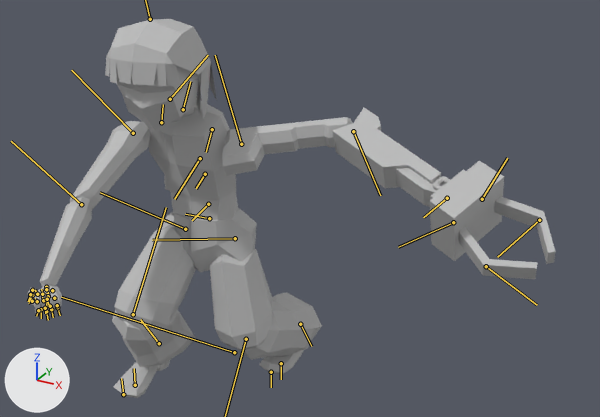
The FBX model Unity/Vanguard_Productions_Prototype/Assets/Animations/Characters/Lyra_Animations/ANI_Lyra_LightAttackFinish.fbx, before and after one commit.
Both versions are drawn from a camera (50 mm lens) standing at (1.495, -2.207, 1.755) and looking at (0.412, -0.238, 0.77). Arrows for +X, +Y and +Z are at lower left; the lights stay in place. Both versions are drawn at frame 16 of the action 'Take 001'; the numbers are the values there. The bones that bend it are drawn over the model as lines.

Names of what the first picture shows: 'Grapple', 'SK_Lyra'.
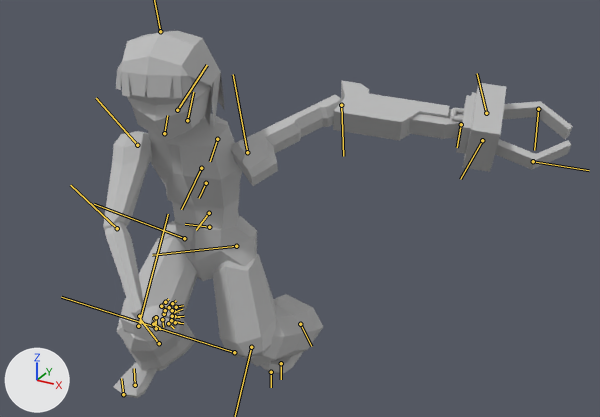
Edits to the bpy script that builds the scene:
```text
Change bone_hips_jnt:
    where bone_hips_jnt = bpy.data.objects['Bind_bones'].pose.bones['Hips_jnt']  # child of 'Root_jnt'
    bone_hips_jnt.location: (-25.3, -1.7, 14.3) -> (-28.4, -1.7, 14.3)
    bone_hips_jnt.rotation_quaternion: (0.999, 0.051, 0.0, 0.0) -> (0.994, 0.105, 0.0, 0.0)  # degrees (6, 0, 0) -> degrees (12, 0, 0)
Change bone_rightarm_jnt:
    where bone_rightarm_jnt = bpy.data.objects['Bind_bones'].pose.bones['RightArm_jnt']  # child of 'RightShoulder_jnt'
    bone_rightarm_jnt.rotation_quaternion: (0.895, 0.289, 0.334, -0.067) -> (0.877, 0.123, 0.461, -0.056)  # degrees (38, 40, 5) -> degrees (17, 55, 1)
Change bone_rightforearm_jnt:
    where bone_rightforearm_jnt = bpy.data.objects['Bind_bones'].pose.bones['RightForeArm_jnt']  # child of 'RightArm_jnt'
    bone_rightforearm_jnt.rotation_quaternion: (0.996, -0.003, 0.087, -0.006) -> (0.991, -0.004, 0.134, -0.004)  # degrees (0, 10, -1) -> degrees (-1, 15, -1)
Change bone_rightwrist_jnt:
    where bone_rightwrist_jnt = bpy.data.objects['Bind_bones'].pose.bones['RightWrist_jnt']  # child of 'RightForeArm_jnt'
    bone_rightwrist_jnt.rotation_quaternion: (0.269, 0.925, 0.062, -0.26) -> (0.197, 0.789, -0.044, -0.579)  # degrees (147, 31, -2) -> degrees (125, 64, -43)
Change bone_leftarm_jnt:
    where bone_leftarm_jnt = bpy.data.objects['Bind_bones'].pose.bones['LeftArm_jnt']  # child of 'LeftShoulder_jnt'
    bone_leftarm_jnt.rotation_quaternion: (-0.726, 0.666, -0.129, 0.111) -> (-0.64, 0.668, -0.295, 0.241)  # degrees (-85, 2, -19) -> degrees (-94, 3, -45)
Change bone_leftforearm_jnt:
    where bone_leftforearm_jnt = bpy.data.objects['Bind_bones'].pose.bones['LeftForeArm_jnt']  # child of 'LeftArm_jnt'
    bone_leftforearm_jnt.rotation_quaternion: (0.907, -0.01, 0.412, 0.083) -> (0.927, -0.009, 0.369, 0.074)  # degrees (4, 49, 12) -> degrees (3, 43, 10)
Change bone_rightupleg_jnt:
    where bone_rightupleg_jnt = bpy.data.objects['Bind_bones'].pose.bones['RightUpLeg_jnt']  # child of 'Hips_jnt'
    bone_rightupleg_jnt.rotation_quaternion: (0.88, -0.057, 0.465, 0.084) -> (0.875, -0.062, 0.471, 0.093)  # degrees (-2, 56, 10) -> degrees (-2, 57, 11)
Change bone_rightleg_jnt:
    where bone_rightleg_jnt = bpy.data.objects['Bind_bones'].pose.bones['RightLeg_jnt']  # child of 'RightUpLeg_jnt'
    bone_rightleg_jnt.rotation_quaternion: (0.733, -0.003, -0.147, 0.664) -> (0.694, 0.013, -0.139, 0.707)  # degrees (-12, -12, 86) -> degrees (-11, -12, 92)
Change bone_rightfoot_jnt:
    where bone_rightfoot_jnt = bpy.data.objects['Bind_bones'].pose.bones['RightFoot_jnt']  # child of 'RightLeg_jnt'
    bone_rightfoot_jnt.rotation_quaternion: (0.96, 0.113, 0.04, 0.251) -> (0.945, 0.156, 0.042, 0.284)  # degrees (14, 1, 29) -> degrees (19, -1, 33)
Change bone_leftupleg_jnt:
    where bone_leftupleg_jnt = bpy.data.objects['Bind_bones'].pose.bones['LeftUpLeg_jnt']  # child of 'Hips_jnt'
    bone_leftupleg_jnt.rotation_quaternion: (0.989, -0.031, 0.113, 0.086) -> (0.98, -0.057, 0.153, 0.111)  # degrees (-2, 13, 10) -> degrees (-5, 18, 12)
Change bone_leftleg_jnt:
    where bone_leftleg_jnt = bpy.data.objects['Bind_bones'].pose.bones['LeftLeg_jnt']  # child of 'LeftUpLeg_jnt'
    bone_leftleg_jnt.rotation_quaternion: (0.813, -0.051, -0.158, 0.559) -> (0.772, -0.076, -0.193, 0.601)  # degrees (-15, -12, 71) -> degrees (-21, -12, 78)
Change bone_leftfoot_jnt:
    where bone_leftfoot_jnt = bpy.data.objects['Bind_bones'].pose.bones['LeftFoot_jnt']  # child of 'LeftLeg_jnt'
    bone_leftfoot_jnt.rotation_quaternion: (0.871, 0.002, 0.05, 0.489) -> (0.855, -0.026, 0.061, 0.514)  # degrees (3, 5, 59) -> degrees (1, 8, 62)
```

What differs and where, as boxes [x1, y1, x2, y2] in the pictures (600 x 417 px):
'SK_Lyra', posed (14% narrower)
    before: [27, 19, 445, 398]
    after: [103, 31, 463, 398]
'Grapple', posed (24% shorter)
    before: [430, 161, 556, 279]
    after: [451, 82, 573, 172]
bone 'Hips_jnt', root to tip
    before: (209, 218) to (185, 214)
    after: (209, 227) to (185, 224)
bone 'RightArm_jnt', root to tip
    before: (133, 133) to (71, 70)
    after: (137, 145) to (96, 98)
bone 'RightForeArm_jnt', root to tip
    before: (81, 204) to (11, 141)
    after: (117, 228) to (70, 185)
bone 'RightWrist_jnt', root to tip
    before: (46, 287) to (49, 298)
    after: (139, 316) to (140, 324)
bone 'LeftArm_jnt', root to tip
    before: (241, 144) to (215, 55)
    after: (247, 152) to (233, 74)
bone 'LeftForeArm_jnt', root to tip
    before: (353, 131) to (380, 195)
    after: (341, 105) to (343, 156)
bone 'RightUpLeg_jnt', root to tip
    before: (185, 229) to (100, 192)
    after: (184, 238) to (94, 204)
bone 'RightLeg_jnt', root to tip
    before: (133, 314) to (166, 207)
    after: (138, 326) to (168, 214)
bone 'LeftUpLeg_jnt', root to tip
    before: (235, 238) to (152, 240)
    after: (236, 246) to (152, 255)
